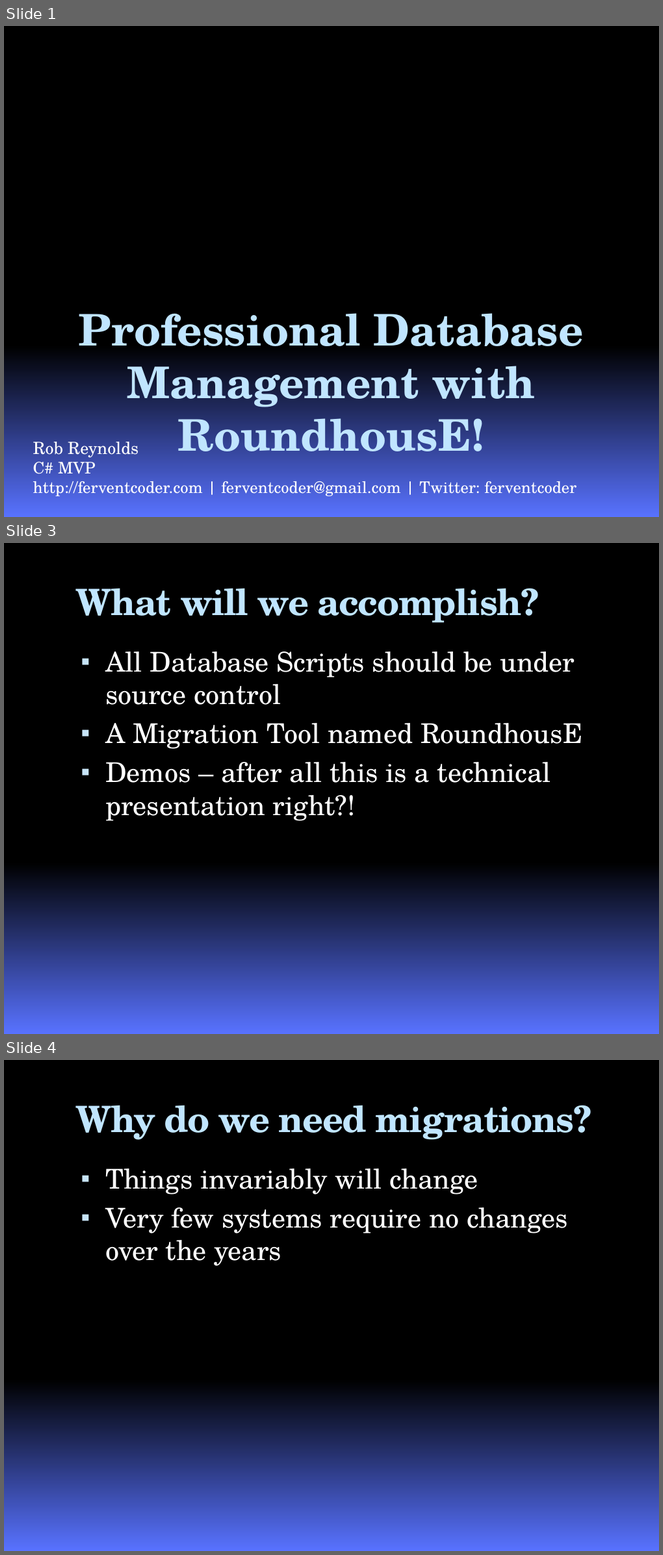
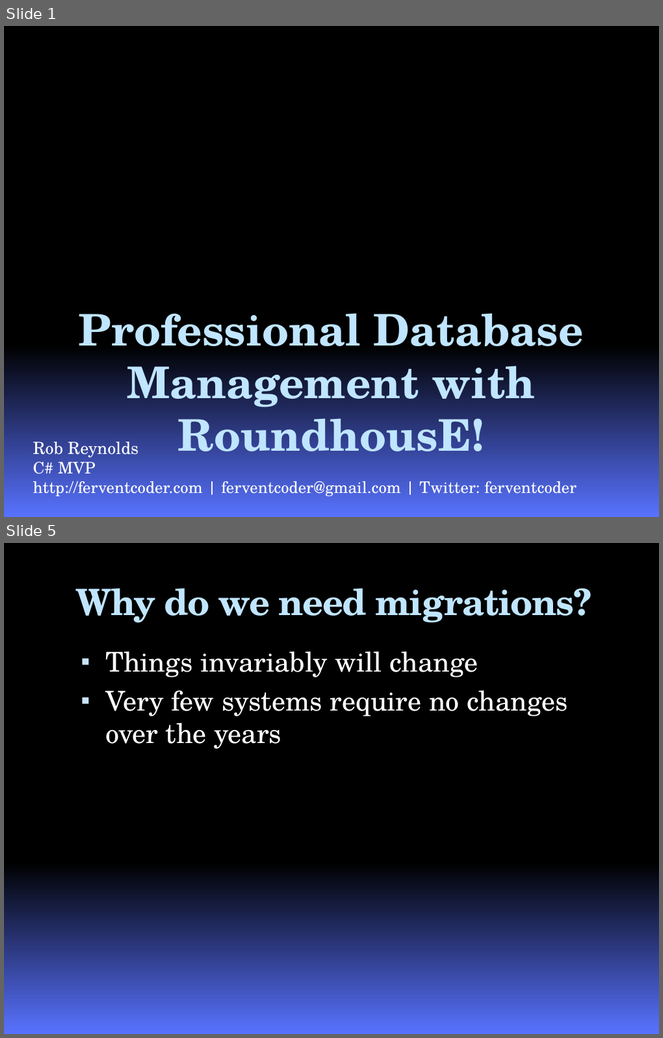
Before and after one commit to google-code-export/roundhouse, a slide deck: branches/nhibernate/docs/RoundhousEPresentation.pptx. Shown one above the other, each under a label of ours: slides 1, 3 and 4 before the commit, slides 1 and 5 after it; the slides between them are not shown. The pictures are 663x1555 and 663x1038 pixels, drawn with LibreOffice and Linux fonts; fonts in the diff are those of the drawing; background and template pictures are left out. Boxes give left, top, right and bottom in pixels: in the first picture for what was removed or moved away, otherwise in the second. Text is boxed around its words. In the diff, an @@ line names an element or a change of style, - is before the commit and + after.

```diff
--- a/branches/nhibernate/docs/RoundhousEPresentation.pptx
+++ b/branches/nhibernate/docs/RoundhousEPresentation.pptx
@@ slide 3 removed at box(4, 543, 659, 1034), background gradient #000000 to #5972FF @@
@@ title removed at box(76, 588, 539, 623) @@
-What will we accomplish?
@@ text removed at box(105, 652, 582, 821) @@
-▪ All Database Scripts should be under source control
-▪ A Migration Tool named RoundhousE
-▪ Demos – after all this is a technical presentation right?!
@@ what was slide 4 is now slide 5 @@
```
Also in this commit, not shown: 2 slides changed, 9 slides added, 2 other slides removed, 44 other files.
